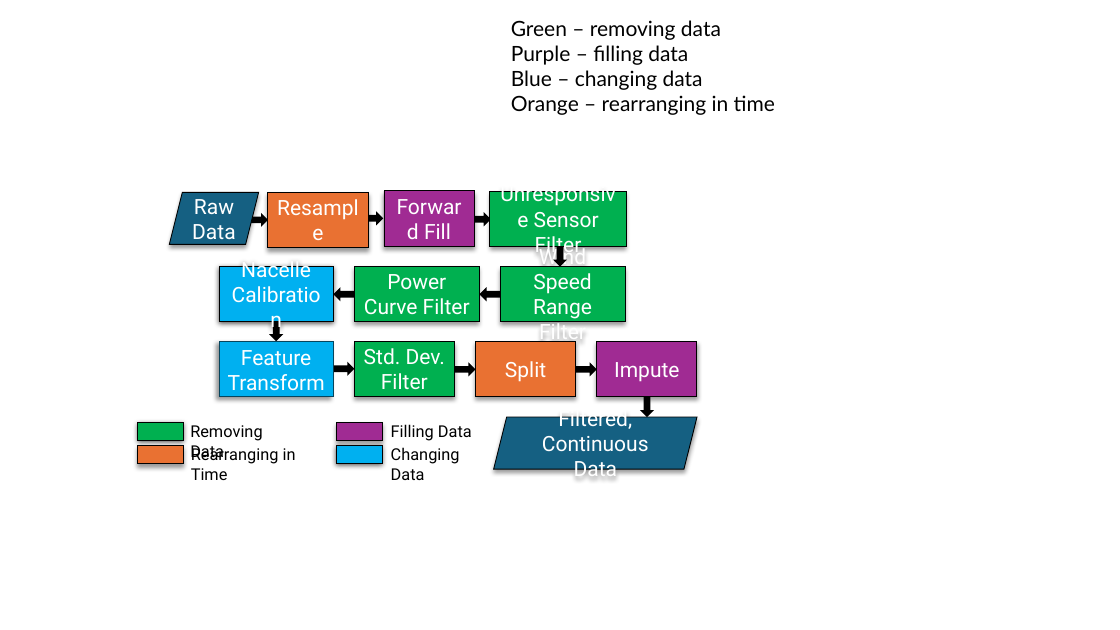
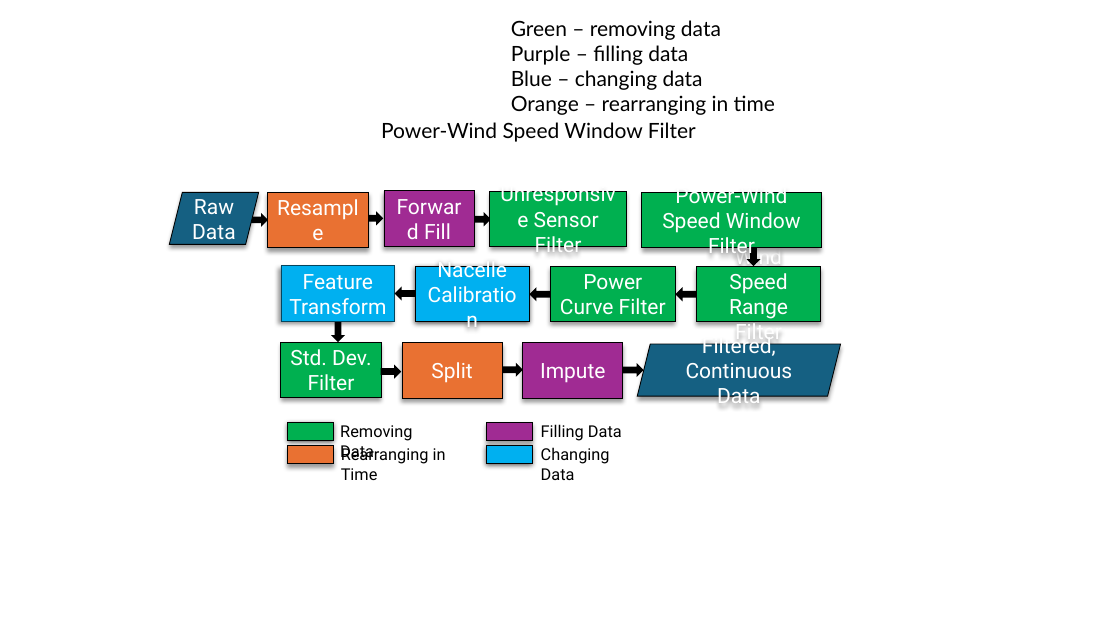
Before and after one commit to achenry/wind-forecasting, a slide deck: slide 2 of examples/figures/wind_forecasting_figs [Autosaved].pptx. Drawn at 1120x630 pixels with LibreOffice and Linux fonts; fonts in the diff are those of the drawing. Boxes give left, top, right and bottom in pixels: in the first picture for what was removed or moved away, otherwise in the second. Text is boxed around its words. In the diff, an @@ line names an element or a change of style, - is before the commit and + after.

```diff
--- a/examples/figures/wind_forecasting_figs [Autosaved].pptx
+++ b/examples/figures/wind_forecasting_figs [Autosaved].pptx
@@ text added at (381, 122, 696, 142), 18 pt, text #000000 @@
+Power-Wind Speed Window Filter
@@ rectangle added at (642, 192, 821, 248), fill #00B050, outline #000000 0.75 pt, 18 pt, text #FFFFFF @@
+Power-Wind Speed Window Filter
@@ rectangle "Feature Transform": place and size @@
-rectangle "Feature Transform" at (219, 342, 334, 397)
+rectangle "Feature Transform" at (281, 266, 395, 322)
@@ right arrow added at (396, 289, 414, 299), fill #000000, outline #000000 1.5 pt @@
@@ 3 rectangles, 3 right arrows: place and size @@
-3 rectangles, 3 right arrows at (219, 247, 625, 322)
+3 rectangles, 3 right arrows at (415, 247, 822, 322)
@@ right arrow: place and size @@
-right arrow at (271, 322, 281, 340)
+right arrow at (333, 323, 343, 341)
@@ parallelogram "Filtered, Continuous Data": place and size @@
-parallelogram "Filtered, Continuous Data" at (494, 417, 697, 469)
+parallelogram "Filtered, Continuous Data" at (638, 344, 841, 397)
@@ 3 rectangles, 2 right arrows: place and size @@
-3 rectangles, 2 right arrows at (355, 341, 697, 397)
+3 rectangles, 2 right arrows at (281, 342, 623, 398)
@@ right arrow: place and size @@
-right arrow at (335, 364, 354, 374)
+right arrow at (624, 365, 643, 376)
@@ right arrow removed at (642, 397, 652, 416) @@
@@ 4 texts, 4 rectangles: place and size @@
-4 texts, 4 rectangles at (138, 422, 472, 480)
+4 texts, 4 rectangles at (287, 422, 622, 480)
```
Also in this commit, not shown: 2 other files.
